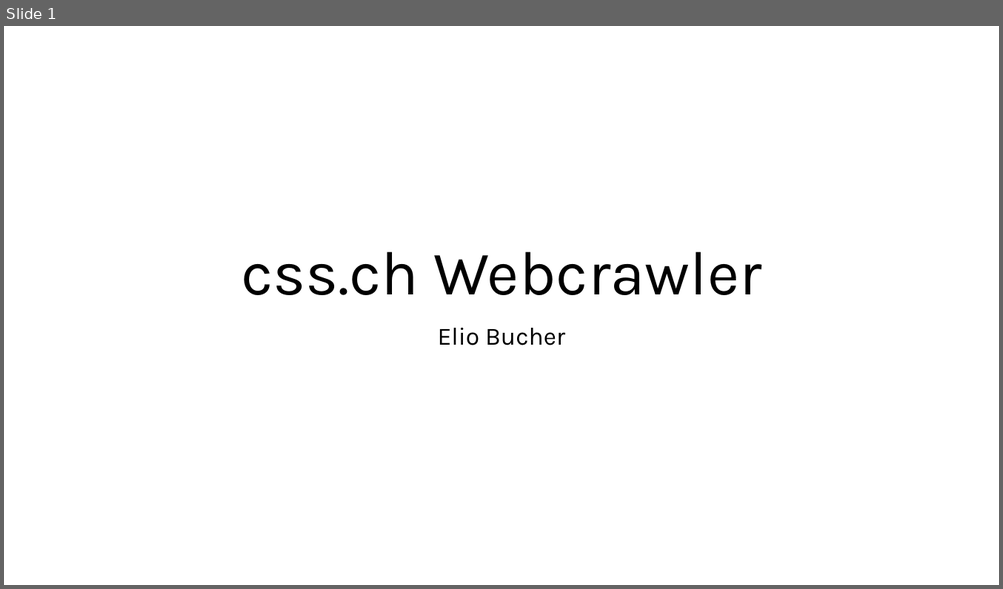
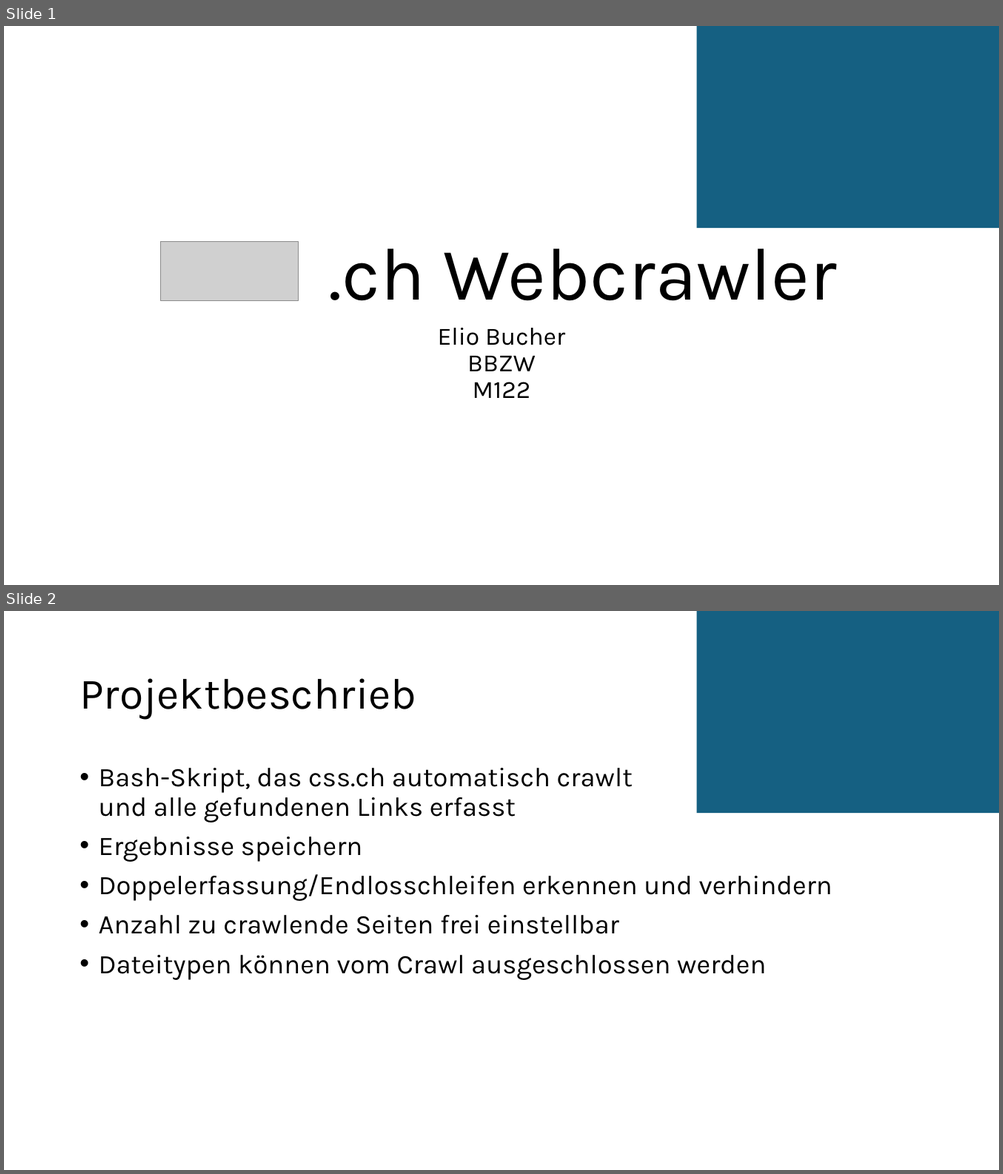
Before and after one commit to ElioBucher/M122-CSS-Web-Crawler, a slide deck: planning/css.ch Webcrawler.pptx. Shown one above the other, each under a label of ours: slide 1 before the commit, slides 1 and 2 after it. The pictures are 1003x589 and 1003x1174 pixels, drawn with LibreOffice and Linux fonts; fonts in the diff are those of the drawing; grey boxes stand for pictures. Boxes give left, top, right and bottom in pixels: in the first picture for what was removed or moved away, otherwise in the second. Text is boxed around its words. In the diff, an @@ line names an element or a change of style, - is before the commit and + after.

```diff
--- a/planning/css.ch Webcrawler.pptx
+++ b/planning/css.ch Webcrawler.pptx
@@ slide 2 added at (x1=4, y1=611, x2=999, y2=1170), background #FFFFFF @@
@@ rectangle added at (x1=697, y1=611, x2=999, y2=813), fill #156082 @@
@@ title added at (x1=79, y1=678, x2=416, y2=720), 42 pt, text #000000 @@
+Projektbeschrieb
@@ text added at (x1=99, y1=768, x2=832, y2=980), 26 pt, text #000000 @@
+• Bash-Skript, das css.ch automatisch crawlt
+  und alle gefundenen Links erfasst
+• Ergebnisse speichern
+• Doppelerfassung/Endlosschleifen erkennen und verhindern
+• Anzahl zu crawlende Seiten frei einstellbar
+• Dateitypen können vom Crawl ausgeschlossen werden
@@ slide 1 changed as well @@
@@ rectangle added at (x1=697, y1=26, x2=999, y2=228), fill #156082 @@
@@ picture added at (x1=160, y1=242, x2=298, y2=301) @@
@@ title at (x1=329, y1=249, x2=836, y2=301): text changed; size 60 to 72 pt @@
-css.ch Webcrawler
+.ch Webcrawler
@@ subtitle at (x1=438, y1=328, x2=565, y2=398): text changed @@
-Elio Bucher
+Elio Bucher
+BBZW
+M122
```
Also in this commit, not shown: 8 other slides added.
